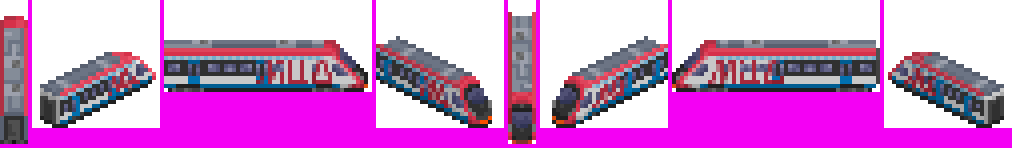
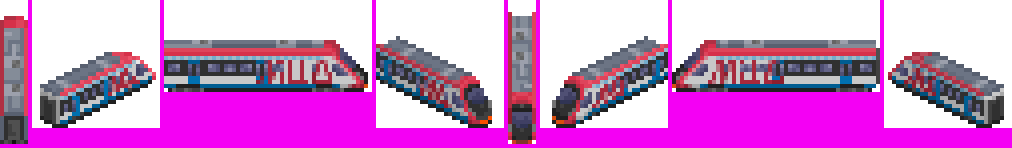
Revision of a layered (1012, 148) image; what changed, layer by layer:
painted on "3.0 changes" over left=104, top=64, right=944, bottom=100
painted on "1.0-3.0 paint" over left=924, top=76, right=980, bottom=112
